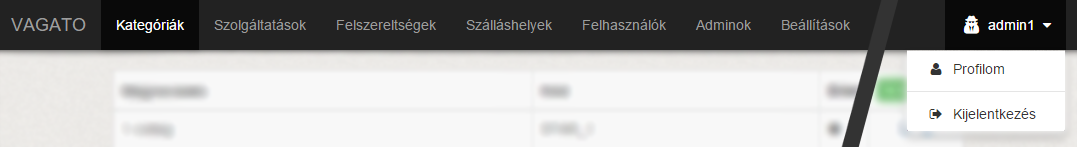
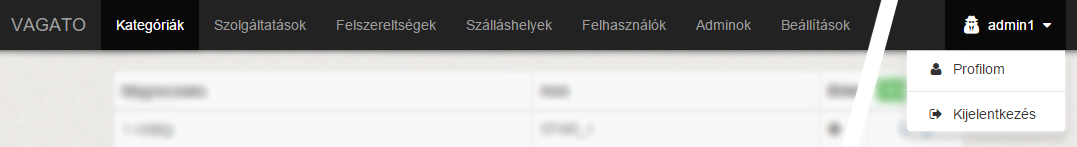
The second 1077px x 147px image is a revision of the first. Changes to its layers:
hid "Background" over [841, 0, 899, 147]
